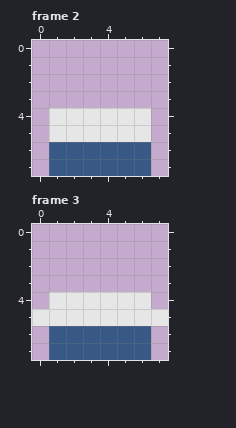
Pixel-art file -- external/trampoline.aseprite. This is how it looked before the edit.
8x8 pixels, 6 frames. Shown: frame 2, frame 3. The commit also changed other frames, which this record leaves out.
After:
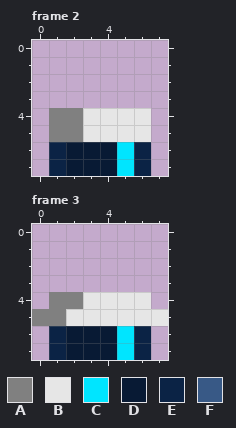
Palette (. is transparent): A #808080  B #e6e6e6  C #00e5ff  D #081a34  E #0b2345  F #385986
Edits made:
--- frame 2
@@ x 0..7 @@
 3 ........
-4 .BBBBBB.
-5 .BBBBBB.
-6 .FFFFFF.
-7 .FFFFFF.
+4 .AABBBB.
+5 .AABBBB.
+6 .EDDDCE.
+7 .EDDDCE.
--- frame 3
@@ x 0..7 @@
 3 ........
-4 .BBBBBB.
-5 BBBBBBBB
-6 .FFFFFF.
-7 .FFFFFF.
+4 .AABBBB.
+5 AABBBBBB
+6 .EDDDCE.
+7 .EDDDCE.
Changed places in both pictures, as pixel boxes (x1, y1, x2, y2):
changed: (49, 108, 151, 176)
changed: (32, 292, 151, 360)
